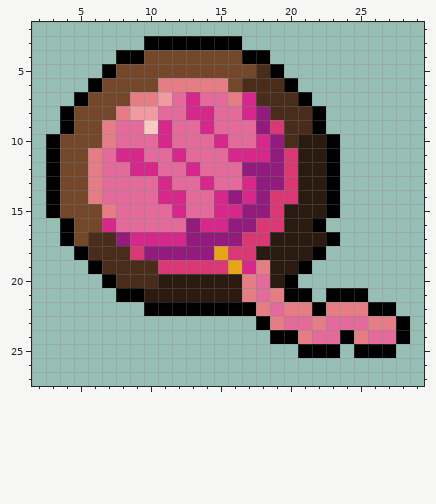
Pixel-art file -- aseprite-source/catfish/test/cf-ico-yarn.aseprite. Above, as it was before the edit.
32x32 pixels, 1 frame. Shown: x 2..29, y 2..27.
After the commit:
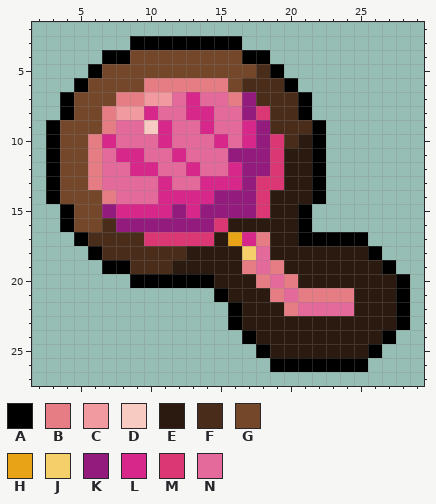
Palette (. is transparent): A #000000  B #e77d84  C #f19aa0  D #f7cbc1  E #2a1a10  F #4a2c1a  G #74462a  H #e8a317  J #f5cf6a  K #931b7d  L #d7278b  M #db3774  N #e46a9b
What changed:
@@ x 2..29 @@
  2 ............................
- 3 ........AAAAAAA.............
- 4 ......AAGGGGGGGAA...........
- 5 .....AGGGGGGGGGGFA..........
- 6 ....AGGGGBBBBBGFFFA.........
- 7 ...AGGGBBCNLNNBLFFFA........
- 8 ..AGGGBCCNNLLNNLKFFFA.......
- 9 ..AGGBNNDLNNLNNNKMFFA.......
-10 .AGGGBNNNLNNNLNNLKFEEA......
-11 .AGGBNLLNNLNNNLLLKMEEA......
-12 .AGGBNNLLNNLNNNKKKMEEA......
-13 .AGGBNNNNLNNLNNLKKMEEA......
-14 .AGGBNNNNLLNNLKLKMMEEA......
-15 .AGGGBNNNNLNNLLKKMEEEA......
-16 ..AGGLNNNNNKLLKKMMEEA.......
-17 ..AGFFKLLLLKKKKMMEEEEA......
-18 ...AFFFMKKKKKHMMEEEEA.......
-19 ....AFFFFMMMMMHLBEEA........
-20 .....AFFFEEEEEEBNEA.........
-21 ......AAEEEEEEEBNBAA.AAA....
-22 ........AAAAAAAABNBBABBBAA..
-23 ................ABNNBNNNBBA.
-24 .................AABNNABNNA.
-25 ...................AAA.AAA..
-26 ............................
+ 3 .......AAAAAAAA.............
+ 4 .....AAGGGGGGGGAA...........
+ 5 ....AGGGGGGGGGGGFA..........
+ 6 ...AGGGGBBBBBBGFFFA.........
+ 7 ..AGGGBBCCNLNNBKFFFA........
+ 8 ..AGGBCCLNNLLNNKMFFA........
+ 9 .AGGGBNNDLNNLNNLKFFFA.......
+10 .AGGBLNNNLNNNLNLKMFEA.......
+11 .AGGBNLLNNLNNNKKKMEEA.......
+12 .AGGBNNLLNNLNNLKKMEEA.......
+13 .AGGBNNNNLNNLLLKMMEEA.......
+14 .AGGGBNNNLLLLKKKMEEEA.......
+15 ..AGGKLLLLKLKKKKMEEA........
+16 ..AGGFKKKKKKKMEEEEEA........
+17 ...AFFFFMMMMMEHLBEEAAAAA....
+18 ....AFFFFFFEEEEJNEEEEEEEA...
+19 .....AAFFFEEEEEBNBEEEEEEEA..
+20 .......AAAAAAEEEBNBEEEEEEEA.
+21 .............AEEEBNBBBBEEEA.
+22 ..............AEEEBNNNNEEEA.
+23 ..............AEEEEEEEEEEEA.
+24 ...............AEEEEEEEEEA..
+25 ................AEEEEEEEA...
+26 .................AAAAAAA....
 27 ............................
